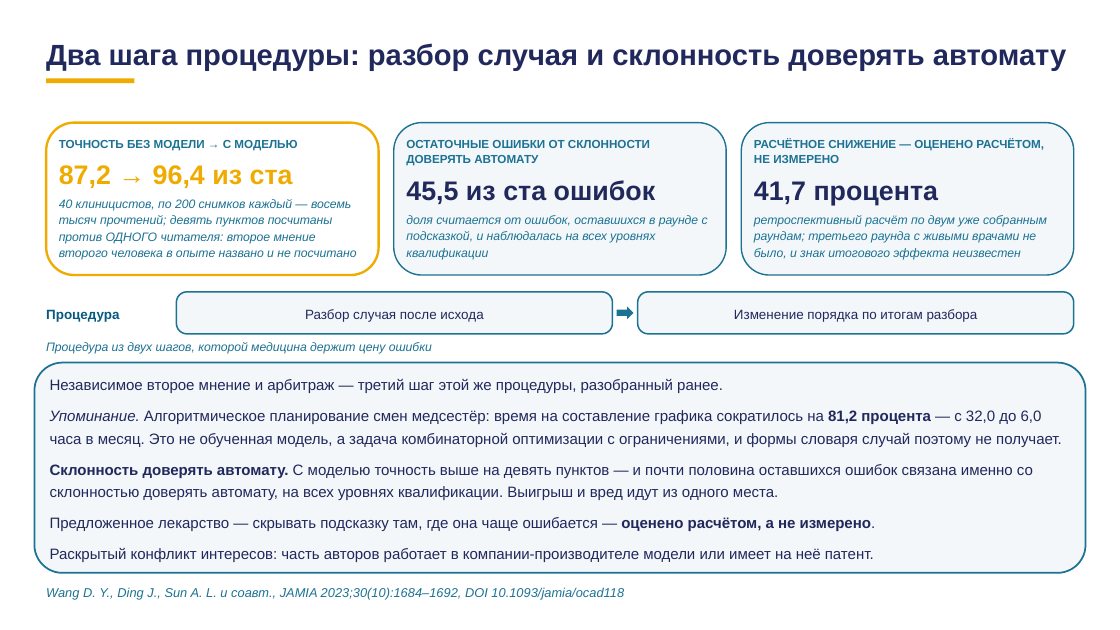
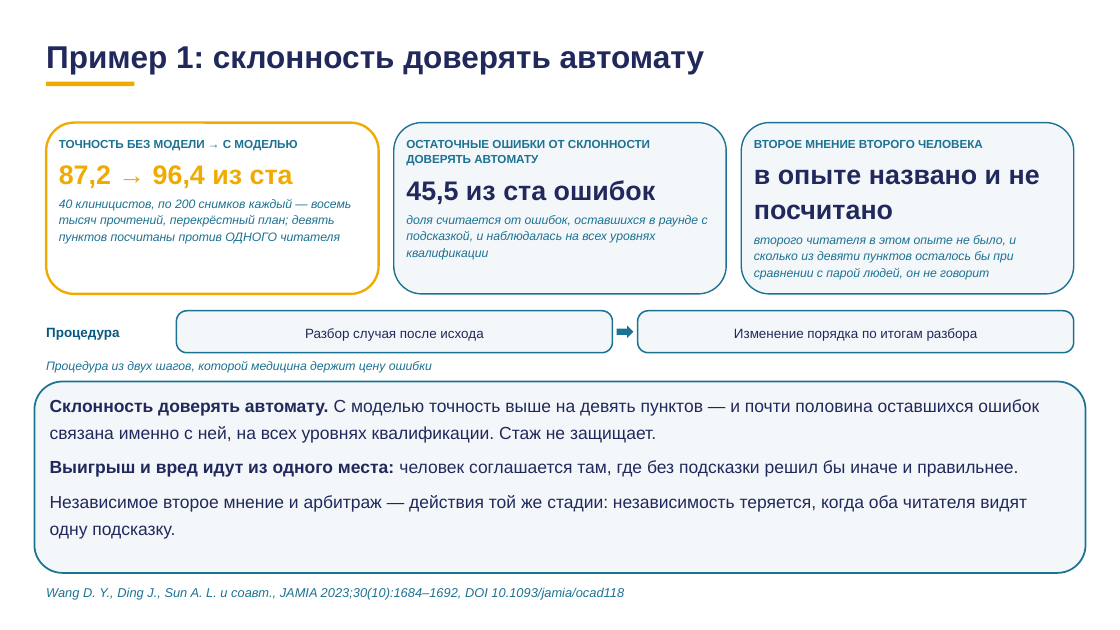
Before and after one commit to tellina-study/AI-usage-lessons, a slide deck: slide 74 of library/lectures/lec-07/rework/deck/lec-07-karkas.pptx (slide 69 before the commit). Drawn at 1120x630 pixels with LibreOffice and Linux fonts; fonts in the diff are those of the drawing. Boxes give left, top, right and bottom in pixels: in the first picture for what was removed or moved away, otherwise in the second. Text is boxed around its words. In the diff, an @@ line names an element or a change of style, - is before the commit and + after.

Commit message:
#229 дека: манифесты пересобраны после раскатки — 122 кадра, 100,15 мин

```diff
--- a/library/lectures/lec-07/rework/deck/lec-07-karkas.pptx
+++ b/library/lectures/lec-07/rework/deck/lec-07-karkas.pptx
@@ text at (46, 46, 704, 74): text changed; size 25 to 27 pt @@
-Два шага процедуры: разбор случая и склонность доверять автомату
+Пример 1: склонность доверять автомату
@@ rectangle: place and size @@
-rectangle at (46, 78, 134, 83)
+rectangle at (46, 82, 134, 87)
@@ rounded rectangle: place and size @@
-rounded rectangle at (46, 123, 379, 275)
+rounded rectangle at (46, 123, 379, 294)
@@ rounded rectangle: place and size @@
-rounded rectangle at (394, 123, 727, 275)
+rounded rectangle at (394, 123, 727, 294)
@@ proportions changed in 4 elements at (34, 381, 1086, 573), (46, 123, 379, 294), (394, 123, 727, 294), (742, 123, 1075, 294) @@
@@ rounded rectangle: place and size @@
-rounded rectangle at (742, 123, 1075, 275)
+rounded rectangle at (742, 123, 1075, 294)
@@ text at (754, 140, 983, 148): text changed @@
-РАСЧЁТНОЕ СНИЖЕНИЕ — ОЦЕНЕНО РАСЧЁТОМ, НЕ ИЗМЕРЕНО
+ВТОРОЕ МНЕНИЕ ВТОРОГО ЧЕЛОВЕКА
@@ text at (754, 169, 1040, 220): text changed @@
-41,7 процента
+в опыте названо и не посчитано
@@ text at (59, 199, 351, 244): text changed @@
-40 клиницистов, по 200 снимков каждый — восемь тысяч прочтений; девять пунктов посчитаны против ОДНОГО читателя: второе мнение второго человека в опыте названо и не посчитано
+40 клиницистов, по 200 снимков каждый — восемь тысяч прочтений, перекрёстный план; девять пунктов посчитаны против ОДНОГО читателя
@@ text at (754, 235, 1016, 280): text changed @@
-ретроспективный расчёт по двум уже собранным раундам; третьего раунда с живыми врачами не было, и знак итогового эффекта неизвестен
+второго читателя в этом опыте не было, и сколько из девяти пунктов осталось бы при сравнении с парой людей, он не говорит
@@ 4 texts, 2 rounded rectangles, 1 right arrow: place and size @@
-4 texts, 2 rounded rectangles, 1 right arrow at (46, 292, 1074, 354)
+4 texts, 2 rounded rectangles, 1 right arrow at (46, 311, 1074, 373)
@@ rounded rectangle: place and size @@
-rounded rectangle at (34, 363, 1086, 573)
+rounded rectangle at (34, 381, 1086, 573)
@@ text at (50, 399, 1039, 539): text changed; size 12.9 to 15 pt @@
-Независимое второе мнение и арбитраж — третий шаг этой же процедуры, разобранный ранее.
-Упоминание. Алгоритмическое планирование смен медсестёр: время на составление графика сократилось на 81,2 процента — с 32,0 до 6,0 часа в месяц. Это не обученная модель, а задача комбинаторной оптимизации с ограничениями, и формы словаря случай поэтому не получает.
-Склонность доверять автомату. С моделью точность выше на девять пунктов — и почти половина оставшихся ошибок связана именно со склонностью доверять автомату, на всех уровнях квалификации. Выигрыш и вред идут из одного места.
-Предложенное лекарство — скрывать подсказку там, где она чаще ошибается — оценено расчётом, а не измерено.
-Раскрытый конфликт интересов: часть авторов работает в компании-производителе модели или имеет на неё патент.
+Склонность доверять автомату. С моделью точность выше на девять пунктов — и почти половина оставшихся ошибок связана именно с ней, на всех уровнях квалификации. Стаж не защищает.
+Выигрыш и вред идут из одного места: человек соглашается там, где без подсказки решил бы иначе и правильнее.
+Независимое второе мнение и арбитраж — действия той же стадии: независимость теряется, когда оба читателя видят одну подсказку.
```
Also in this commit, not shown: 63 other slides changed, 38 slides added, 26 slides removed, 3 other files.
